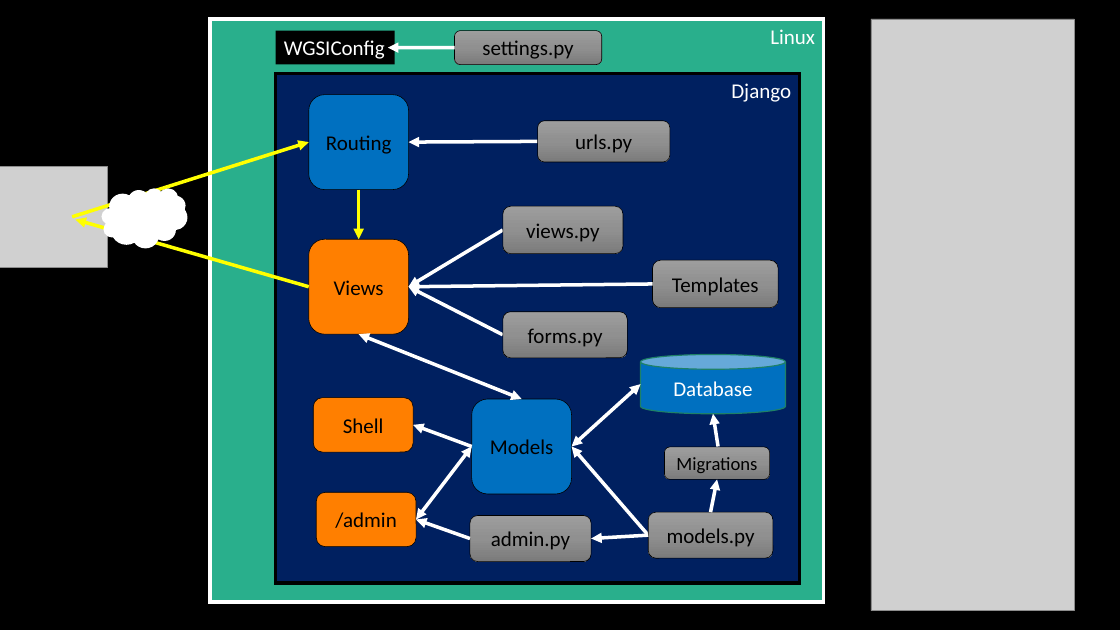
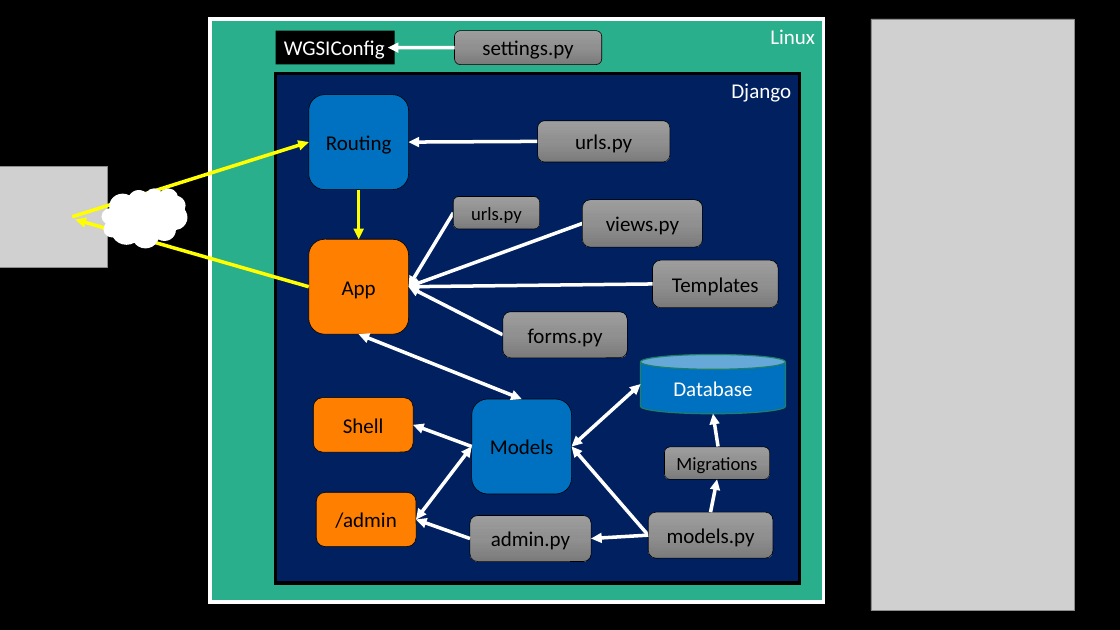
Before and after one commit to csev/dj4e, a slide deck: slide 3 of lectures/bigpicture.pptx. Drawn at 1120x630 pixels with LibreOffice and Linux fonts; fonts in the diff are those of the drawing; grey boxes stand for pictures. Boxes give left, top, right and bottom in pixels: in the first picture for what was removed or moved away, otherwise in the second. Text is boxed around its words. In the diff, an @@ line names an element or a change of style, - is before the commit and + after.

```diff
--- a/lectures/bigpicture.pptx
+++ b/lectures/bigpicture.pptx
@@ rounded rectangle added at [454, 197, 540, 229], fill gradient #9D9D9D to #909090 to #7C7C7C, outline #000000 0.5 pt, 16 pt, text #000000 @@
+urls.py
@@ rounded rectangle "views.py": place and size @@
-rounded rectangle "views.py" at [503, 207, 623, 255]
+rounded rectangle "views.py" at [582, 200, 702, 248]
@@ arrow moved from (503, 230) - (408, 287) to (582, 223) - (408, 287) @@
@@ arrow added from (454, 213) to (408, 287), #FFFFFF 3 pt @@
@@ text in rounded rectangle at [342, 281, 376, 299]: text changed @@
-Views
+App
```
Also in this commit, not shown: 1 other slide changed.
